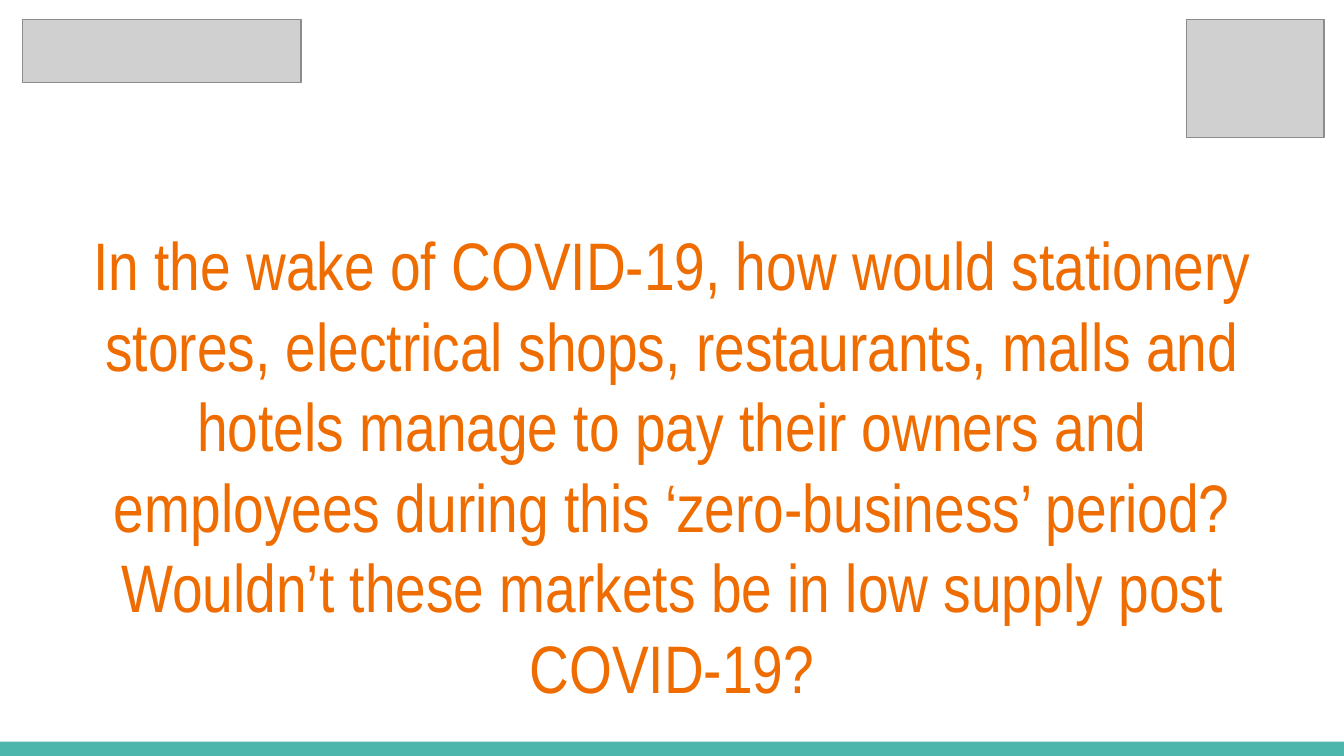
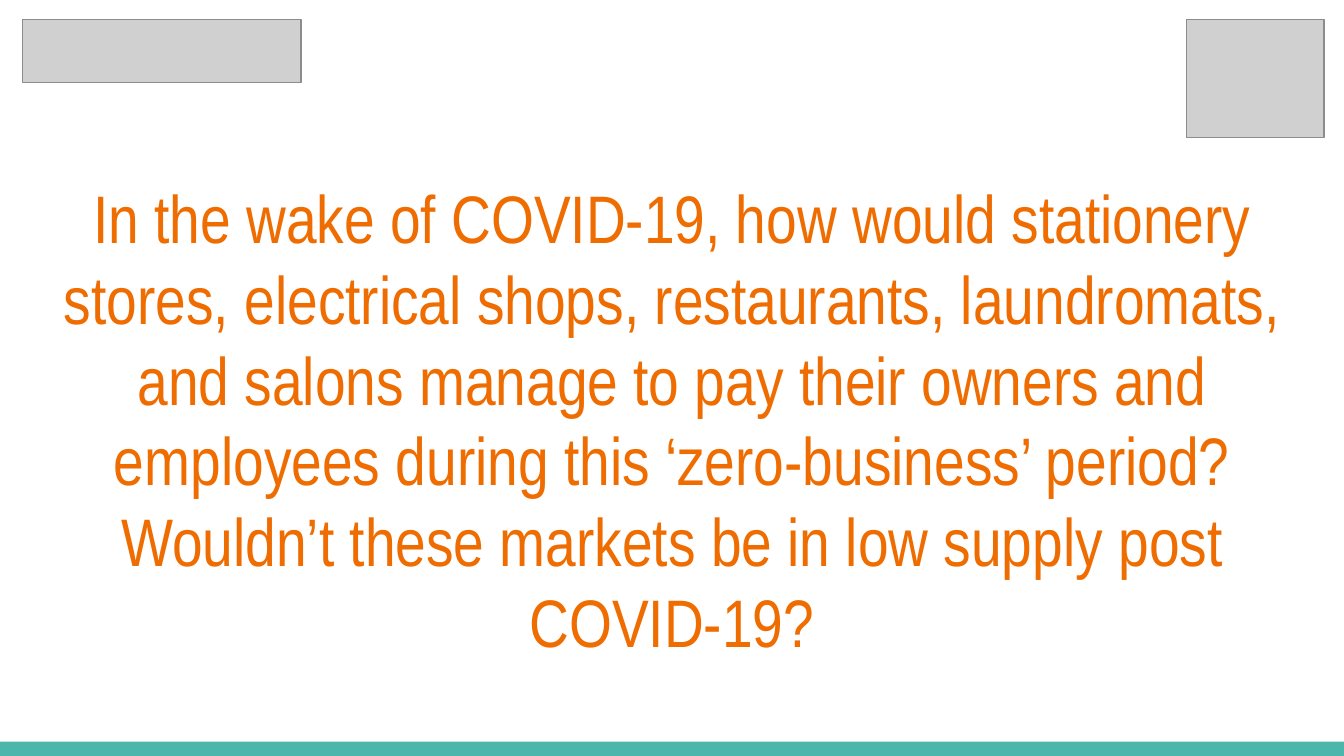
Before and after one commit to InternityFoundation/DaanCorona_1997, a slide deck: slide 2 of DaanCorona_1997_HackCovid-19_pitch_deck.pptx. Drawn at 1344x756 pixels with LibreOffice and Linux fonts; fonts in the diff are those of the drawing; grey boxes stand for pictures. Boxes give left, top, right and bottom in pixels: in the first picture for what was removed or moved away, otherwise in the second. Text is boxed around its words. In the diff, an @@ line names an element or a change of style, - is before the commit and + after.

```diff
--- a/DaanCorona_1997_HackCovid-19_pitch_deck.pptx
+++ b/DaanCorona_1997_HackCovid-19_pitch_deck.pptx
@@ title at box(64, 194, 1279, 648): text changed @@
-In the wake of COVID-19, how would stationery stores, electrical shops, restaurants, malls and hotels manage to pay their owners and employees during this ‘zero-business’ period? Wouldn’t these markets be in low supply post COVID-19?
+In the wake of COVID-19, how would stationery stores, electrical shops, restaurants, laundromats, and salons manage to pay their owners and employees during this ‘zero-business’ period? Wouldn’t these markets be in low supply post COVID-19?
```
Also in this commit, not shown: 5 other slides changed.
